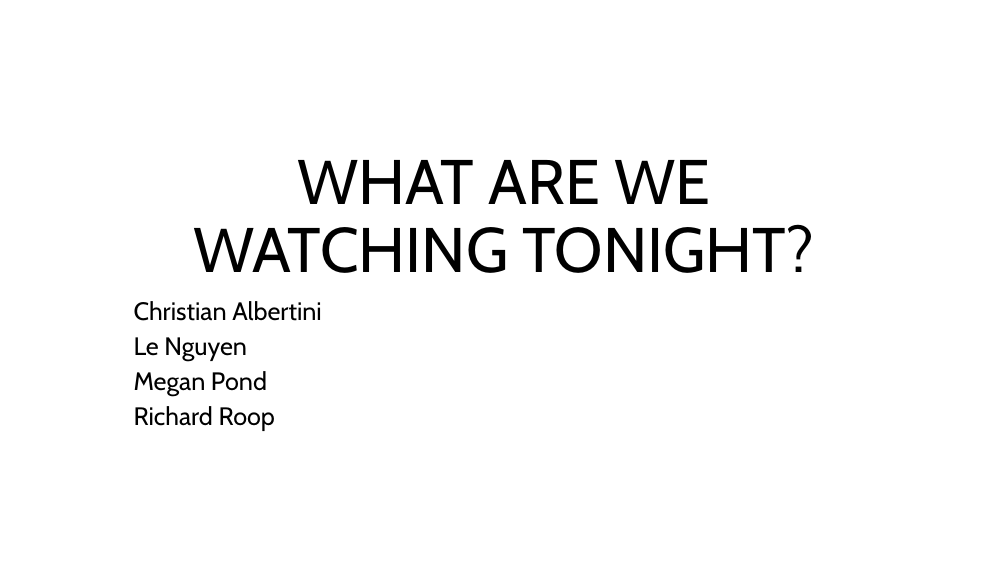
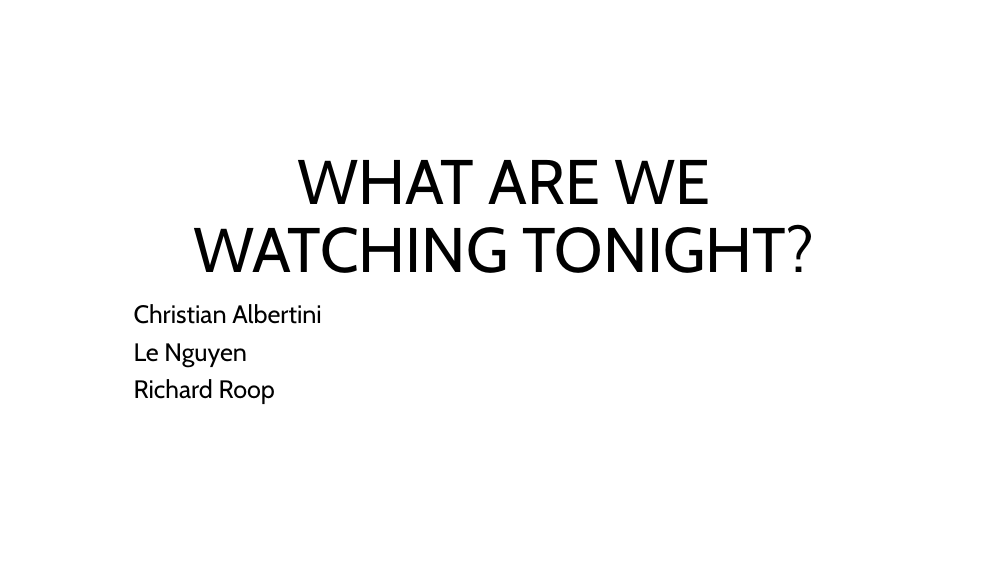
Before and after one commit to Christian-Albertini/UNC-Project-1, a slide deck: slide 1 of what_are_we_watching_tonight.pptx. Drawn at 1008x567 pixels with LibreOffice and Linux fonts; fonts in the diff are those of the drawing. Boxes give left, top, right and bottom in pixels: in the first picture for what was removed or moved away, otherwise in the second. Text is boxed around its words. In the diff, an @@ line names an element or a change of style, - is before the commit and + after.

Commit message:
Slide updates

```diff
--- a/what_are_we_watching_tonight.pptx
+++ b/what_are_we_watching_tonight.pptx
@@ subtitle "Christian Albertini" at bbox=[134, 304, 321, 404]: line spacing 0.8 to 0.9 @@
@@ subtitle at bbox=[134, 371, 267, 396]: paragraph removed @@
-Megan Pond
```
Also in this commit, not shown: 13 slides added, 1 slide removed.
